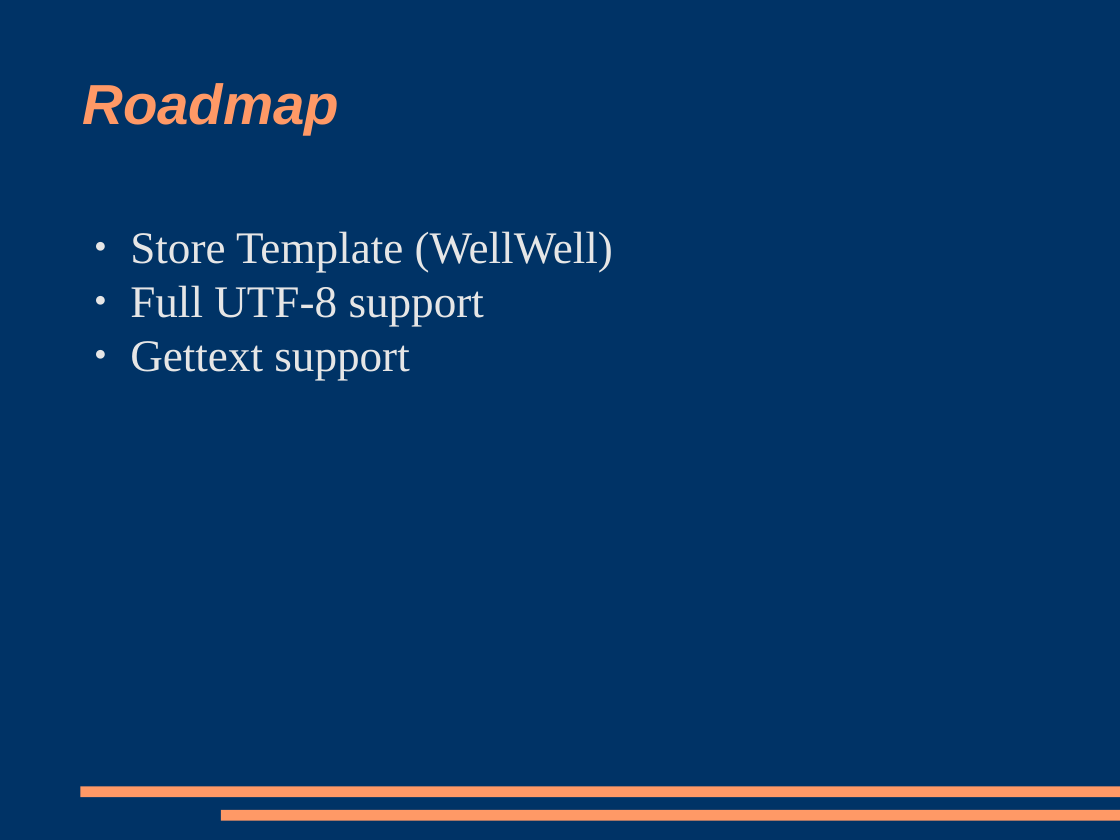
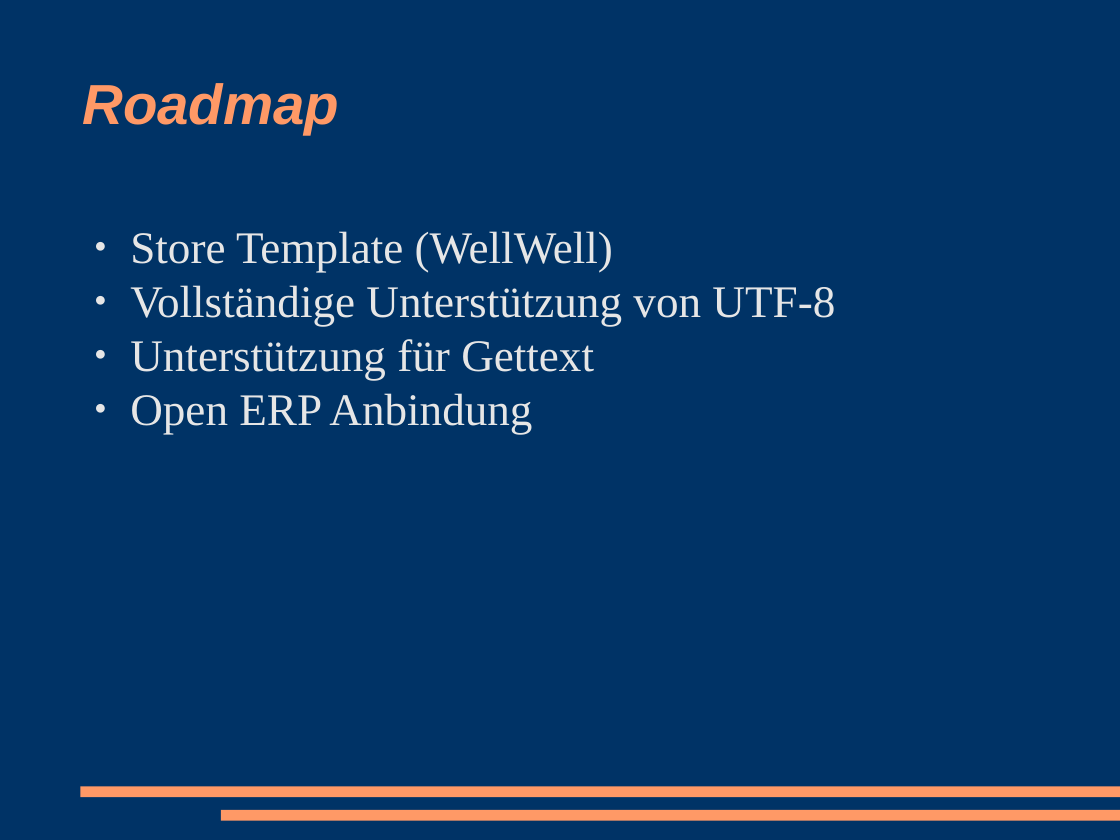
Before and after one commit to racke/Presentations, a slide deck: slide 31 of cebit2009/interchange.odp (slide 25 before the commit). Drawn at 1120x840 pixels with LibreOffice and Linux fonts; fonts in the diff are those of the drawing. Boxes give left, top, right and bottom in pixels: in the first picture for what was removed or moved away, otherwise in the second. Text is boxed around its words. In the diff, an @@ line names an element or a change of style, - is before the commit and + after.

```diff
--- a/cebit2009/interchange.odp
+++ b/cebit2009/interchange.odp
@@ text at (130, 285, 835, 435): text changed @@
-● Full UTF-8 support
-● Gettext support
+● Vollständige Unterstützung von UTF-8
+● Unterstützung für Gettext
+● Open ERP Anbindung
```
Also in this commit, not shown: 12 other slides changed, 12 slides added, 8 slides removed, 6 other files.
